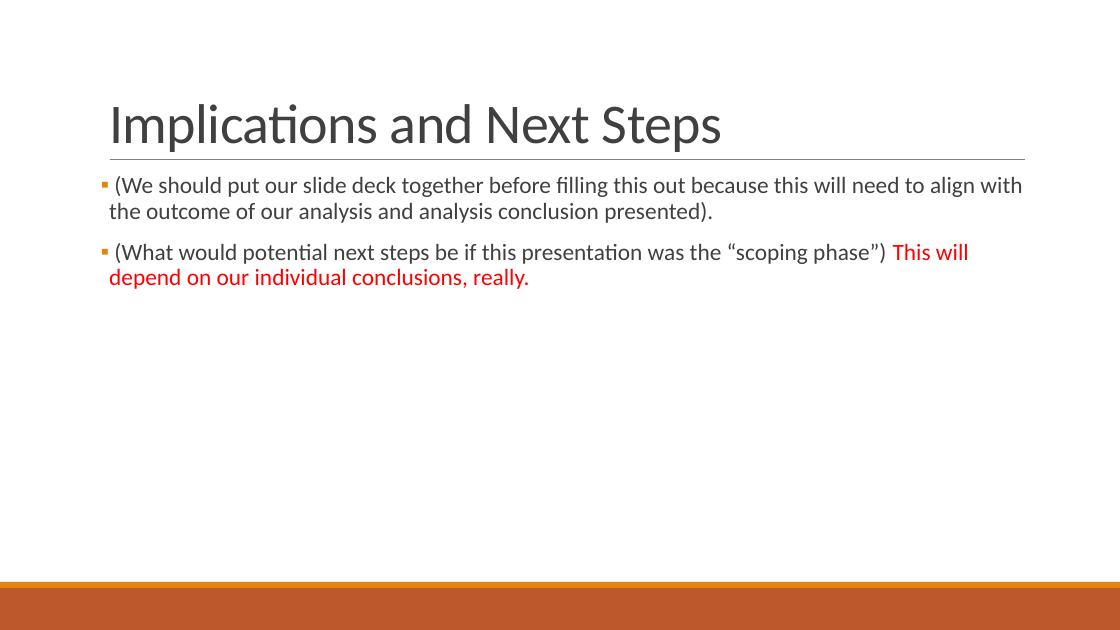
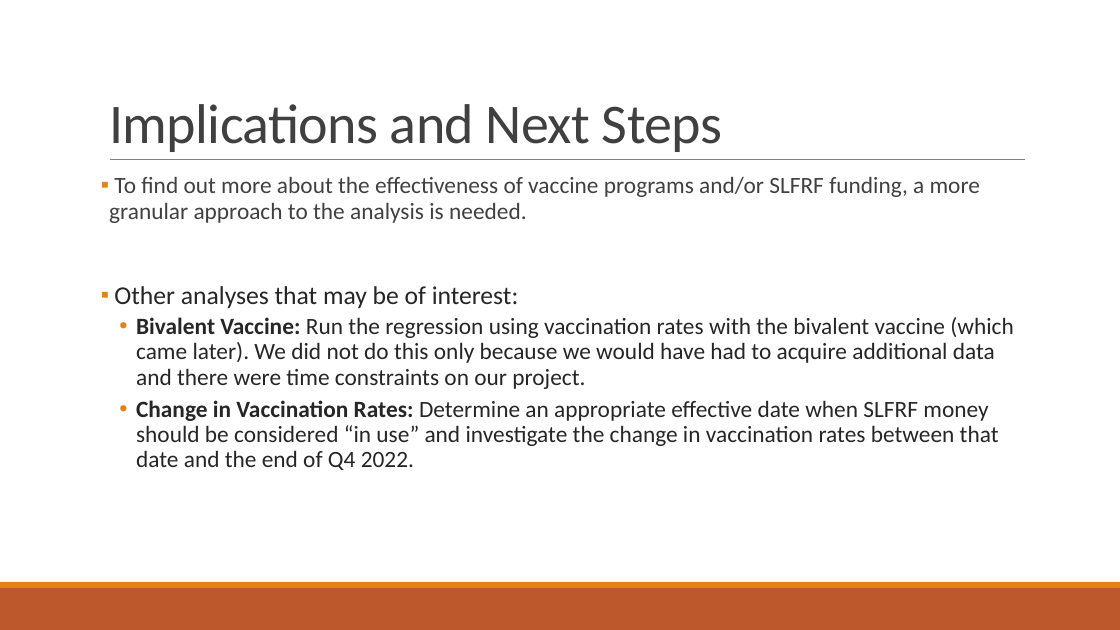
Before and after one commit to Evdawg/Project_1_Covid_Data, a slide deck: slide 16 of Group_7_Presentation.pptx. Drawn at 1120x630 pixels with LibreOffice and Linux fonts; fonts in the diff are those of the drawing. Boxes give left, top, right and bottom in pixels: in the first picture for what was removed or moved away, otherwise in the second. Text is boxed around its words. In the diff, an @@ line names an element or a change of style, - is before the commit and + after.

```diff
--- a/Group_7_Presentation.pptx
+++ b/Group_7_Presentation.pptx
@@ text at (109,177,1014,470): text changed; text colour #404040 to #262626 @@
-▪ (We should put our slide deck together before filling this out because this will need to align with the outcome of our analysis and analysis conclusion presented).
-▪ (What would potential next steps be if this presentation was the “scoping phase”) This will depend on our individual conclusions, really.
+▪ To find out more about the effectiveness of vaccine programs and/or SLFRF funding, a more granular approach to the analysis is needed.
+▪ Other analyses that may be of interest:
+  • Bivalent Vaccine: Run the regression using vaccination rates with the bivalent vaccine (which came later). We did not do this only because we would have had to acquire additional data and there were time constraints on our project.
+  • Change in Vaccination Rates: Determine an appropriate effective date when SLFRF money should be considered “in use” and investigate the change in vaccination rates between that date and the end of Q4 2022.
```
Also in this commit, not shown: 1 other slide changed, 4 slides added, 3 slides removed.
